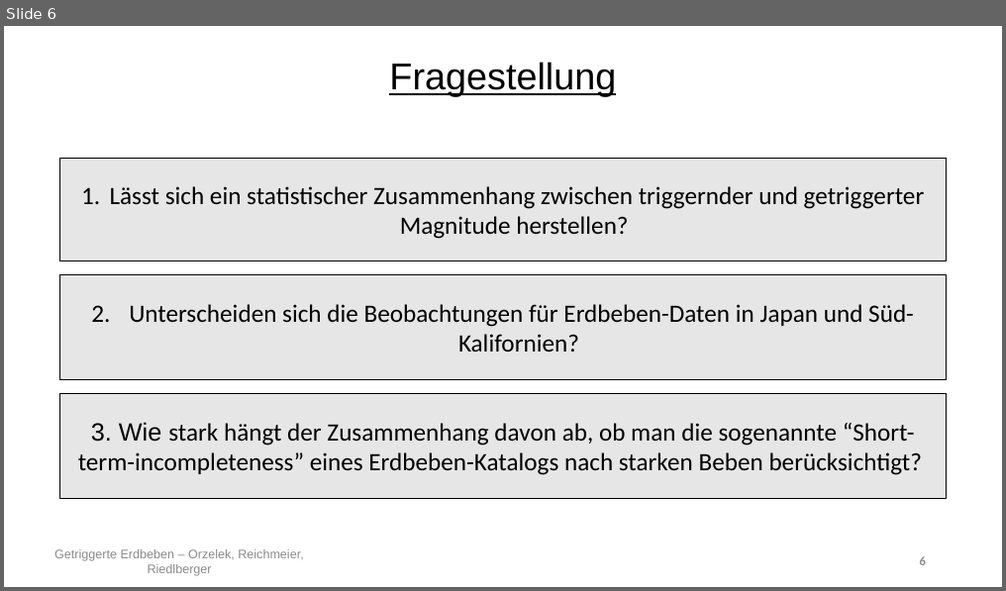
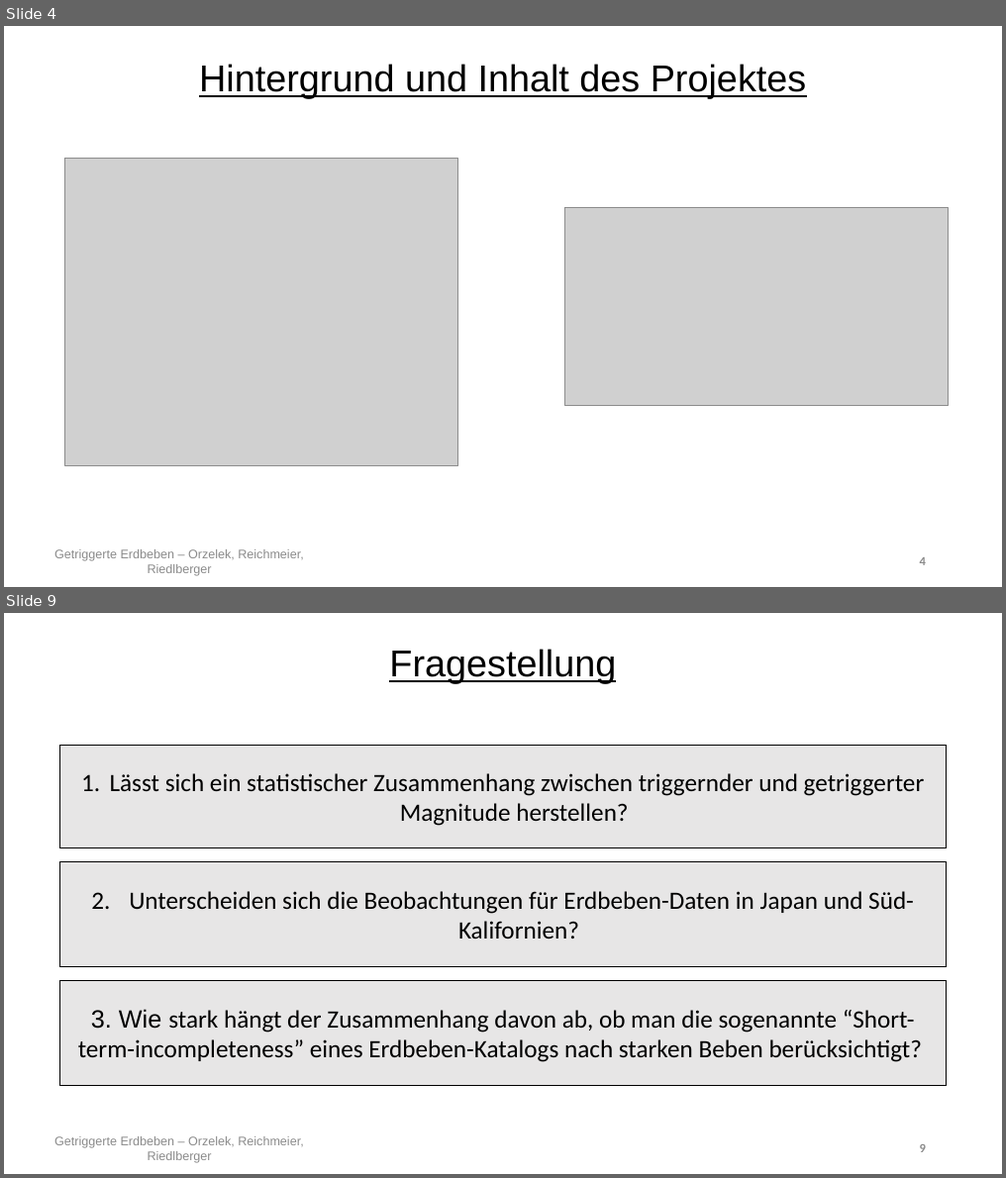
Before and after one commit to Kati77/Praktikum-Erdbeben, a slide deck: PP.pptx. Shown one above the other, each under a label of ours: slide 6 before the commit, slides 4 and 9 after it; the slides between them are not shown. The pictures are 1006x591 and 1006x1178 pixels, drawn with LibreOffice and Linux fonts; fonts in the diff are those of the drawing; grey boxes stand for pictures. Boxes give left, top, right and bottom in pixels: in the first picture for what was removed or moved away, otherwise in the second. Text is boxed around its words. In the diff, an @@ line names an element or a change of style, - is before the commit and + after.

```diff
--- a/PP.pptx
+++ b/PP.pptx
@@ slide 4 added at (4,26,1002,587), background #FFFFFF @@
@@ text added at (199,64,806,99), 36 pt, text #000000, underline @@
+Hintergrund und Inhalt des Projektes
@@ picture added at (64,158,458,466) @@
@@ picture added at (564,208,948,405) @@
@@ text added at (54,550,303,576), 12 pt, text #8C8C8C @@
+Getriggerte Erdbeben – Orzelek, Reichmeier, Riedlberger
@@ page number added at (920,558,926,566), 12 pt, text #8C8C8C, bold @@
+4
@@ what was slide 6 is now slide 9 @@
```
Also in this commit, not shown: 9 slides changed, 4 other slides added, 1 slide removed.
